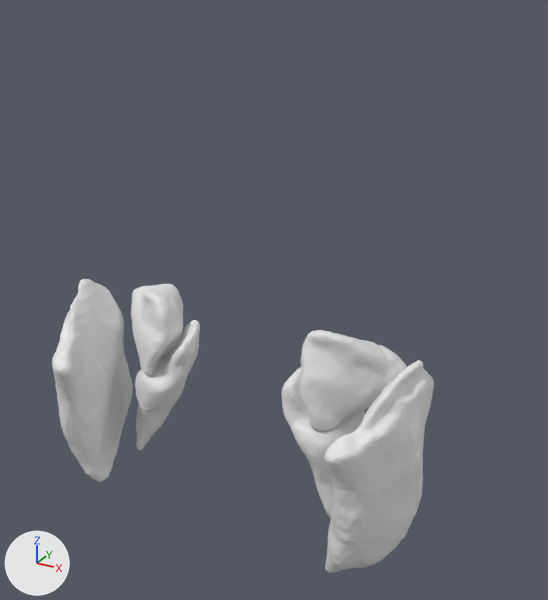
One commit to the glTF model assets/vhp-ct/female-muscles-of-mastication.glb: the scene before it, then after it.
One viewpoint serves both versions: a 50 mm lens placed at (0.1086, -0.1642, 0.842), pointed at (-0.006, 0.0441, 0.7379). The lights are fixed; the arrows at lower left show +X, +Y and +Z. The older version comes first. Mesh edges are drawn as thin lines on the coarser meshes.

Objects in the first picture: 'VH_F_lateral_pterygoid_L', 'VH_F_lateral_pterygoid_R', 'VH_F_masseter_L', 'VH_F_masseter_R', 'VH_F_medial_pterygoid_L', 'VH_F_medial_pterygoid_R'.
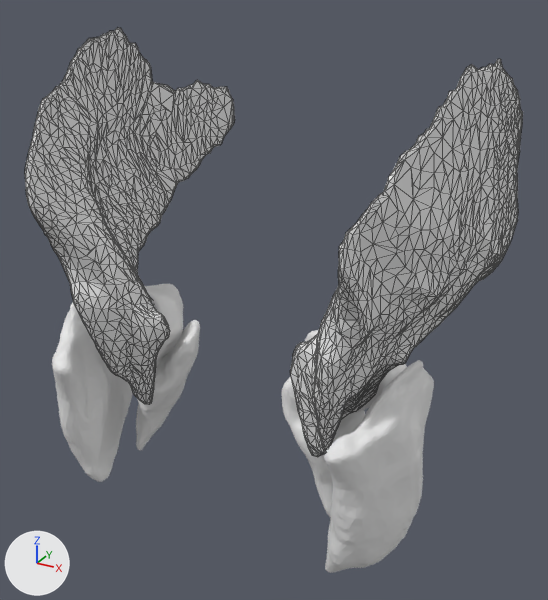
Where the change shows, as pixel boxes [x1, y1, x2, y2] in the pictures (548 x 600 px):
'VH_F_temporalis_L', added: after [290, 59, 523, 457]
'VH_F_temporalis_R', added: after [25, 28, 235, 405]
'VH_F_lateral_pterygoid_L', unchanged, covered by the edit: before [299, 330, 407, 431]; after [304, 330, 407, 424]

What changed in the scene script:
```text
Add me_vh_f_temporalis_r:
    me_vh_f_temporalis_r.from_pydata(...)  # 2002 vertices, 4000 faces; spans x -0.077..-0.0265, y -0.016..0.1107, z 0.7033..0.8232
Add me_vh_f_temporalis_l:
    me_vh_f_temporalis_l.from_pydata(...)  # 2001 vertices, 3999 faces; spans x 0.0172..0.0653, y -0.0146..0.1109, z 0.7031..0.8193
Add ob_vh_f_temporalis_r:
    ob_vh_f_temporalis_r = bpy.data.objects.new('VH_F_temporalis_R', me_vh_f_temporalis_r)
    ob_vh_f_temporalis_r.location = (0.0, 0.0, 0.0)
Add ob_vh_f_temporalis_l:
    ob_vh_f_temporalis_l = bpy.data.objects.new('VH_F_temporalis_L', me_vh_f_temporalis_l)
    ob_vh_f_temporalis_l.location = (0.0, 0.0, 0.0)
```
